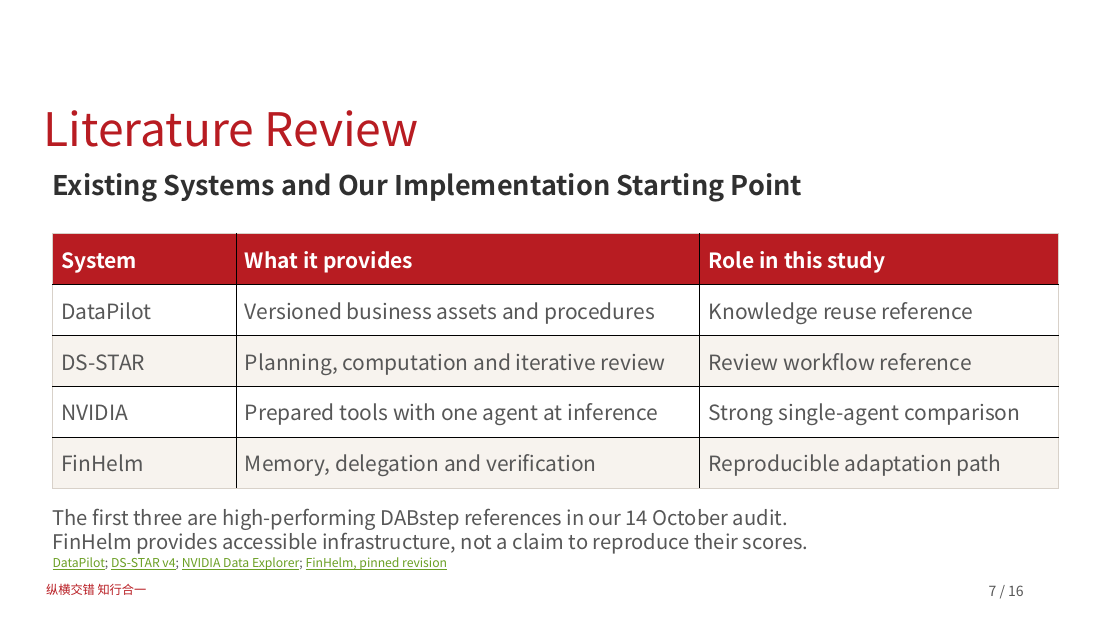
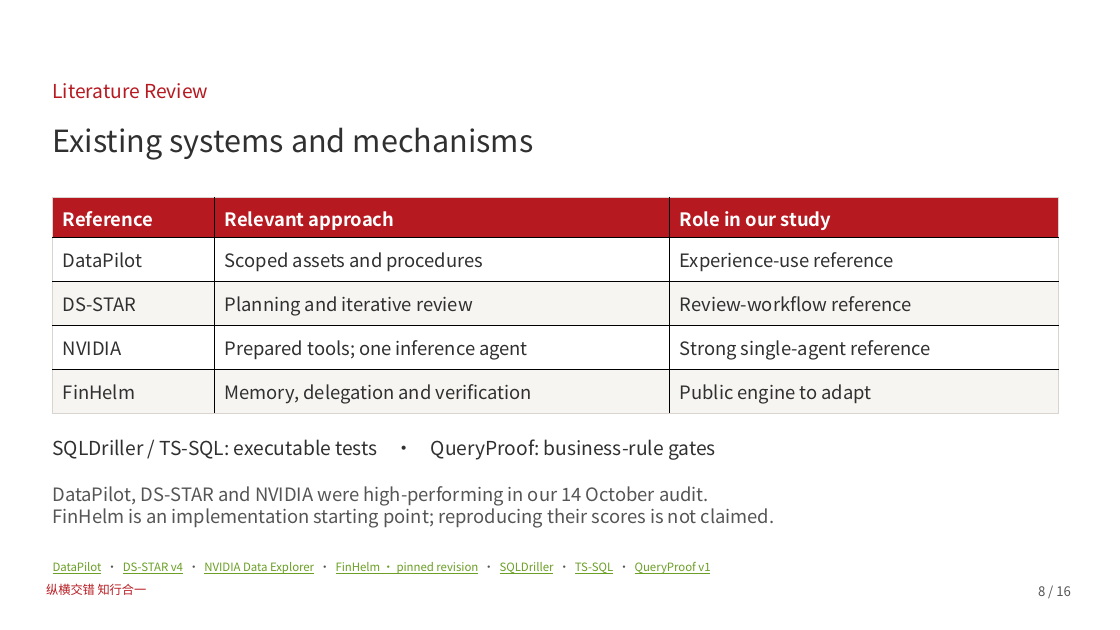
Before and after one commit to dushamishkin/mib-thesis, a slide deck: slide 8 of proposal/defense/Mikhail_Dushkin_Proposal_Defense.pptx (slide 7 before the commit). Drawn at 1120x630 pixels with LibreOffice and Linux fonts; fonts in the diff are those of the drawing; background and template pictures are left out. Boxes give left, top, right and bottom in pixels: in the first picture for what was removed or moved away, otherwise in the second. Text is boxed around its words. In the diff, an @@ line names an element or a change of style, - is before the commit and + after.

```diff
--- a/proposal/defense/Mikhail_Dushkin_Proposal_Defense.pptx
+++ b/proposal/defense/Mikhail_Dushkin_Proposal_Defense.pptx
@@ text "Literature Review": place and size @@
-text "Literature Review" at bbox=[44, 110, 419, 147]
+text "Literature Review" at bbox=[53, 83, 208, 99]
@@ text "Literature Review" at bbox=[53, 83, 208, 99]: size 39.6 to 16.5 pt, text colour #B81C22 to #B71920; line spacing 0.9 to 1; vertical alignment bottom to top @@
@@ text at bbox=[53, 127, 534, 160]: text changed; size 23.2 to 26.2 pt; bold off @@
-Existing Systems and Our Implementation Starting Point
+Existing systems and mechanisms
@@ table at bbox=[52, 197, 1060, 413] @@
-row 1: System | What it provides | Role in this study
+row 1: Reference | Relevant approach | Role in our study
-row 2, column 2: Versioned business assets and procedures
+row 2, column 2: Scoped assets and procedures
-row 2, column 3: Knowledge reuse reference
+row 2, column 3: Experience-use reference
-row 3, column 2: Planning, computation and iterative review
+row 3, column 2: Planning and iterative review
-row 3, column 3: Review workflow reference
+row 3, column 3: Review-workflow reference
-row 4, column 2: Prepared tools with one agent at inference
+row 4, column 2: Prepared tools; one inference agent
-row 4, column 3: Strong single-agent comparison
+row 4, column 3: Strong single-agent reference
-row 5, column 3: Reproducible adaptation path
+row 5, column 3: Public engine to adapt
@@ fill #B81C22 to #B71920 in row 1 @@
@@ fill #F7F3EE to #F7F5F2 in 6 cells @@
@@ size 18 to 15.8 pt, text colour #575757 to #303030 in "DataPilot", "DS-STAR", "NVIDIA", "FinHelm" and 1 more places @@
@@ borders changed @@
@@ table: place and size @@
-table at bbox=[52, 234, 1059, 488]
+table at bbox=[52, 197, 1060, 413]
@@ text added at bbox=[53, 439, 716, 460], 16.5 pt, text #303030 @@
+SQLDriller / TS-SQL: executable tests · QueryProof: business-rule gates
@@ text at bbox=[53, 486, 775, 528]: text changed; size 17.2 to 15.8 pt; text colour #575757 to #555555 @@
-The first three are high-performing DABstep references in our 14 October audit.
-FinHelm provides accessible infrastructure, not a claim to reproduce their scores.
+DataPilot, DS-STAR and NVIDIA were high-performing in our 14 October audit.
+FinHelm is an implementation starting point; reproducing their scores is not claimed.
@@ text at bbox=[53, 562, 710, 574]: text changed; size 10.5 to 9.8 pt @@
-DataPilot; DS-STAR v4; NVIDIA Data Explorer; FinHelm, pinned revision
+DataPilot · DS-STAR v4 · NVIDIA Data Explorer · FinHelm · pinned revision · SQLDriller · TS-SQL · QueryProof v1
@@ text at bbox=[1038, 586, 1071, 596]: text changed; size 12 to 11.2 pt; text colour #575757 to #555555 @@
-7 / 16
+8 / 16
```
Also in this commit, not shown: 13 other slides changed, 1 slide added, 1 slide removed, 7 other files.
